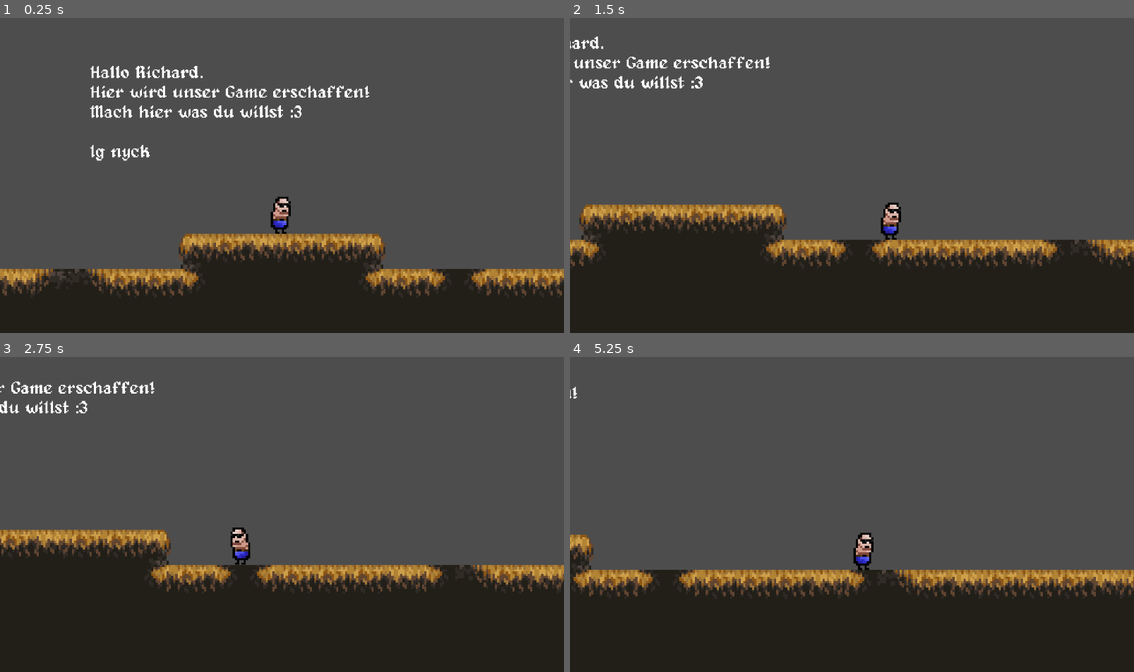
Above: before the commit, frames 1-4 (two rows, left to right).
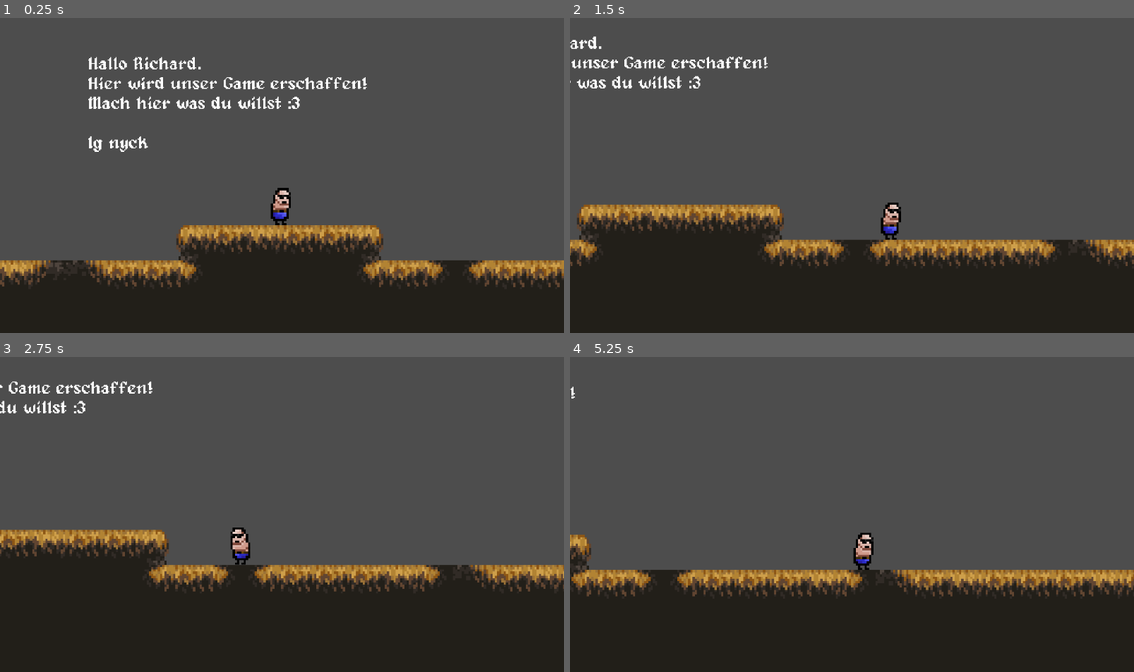
Above: after the commit, the same moments.

Repository: lifetab1977-max/RichardNyck-GithubGame
Game: Godot game, scene res://scenes/game.tscn
The game is run twice, just before and just after one commit, with the same random seed, the same clock (stepped at 60 frames per second) and the same inputs.
Inputs:
- Up to frame 1 (0.25 s): no input
- Up to frame 2 (1.5 s): tap Enter (ui_accept) at 0.5 s; hold D (move_right) from 0.53 s (still down); tap Space (jump) at 0.77 s
- Up to frame 3 (2.75 s): tap Space (jump) at 1.52 s; release D (move_right) at 2.03 s; hold A (move_left) from 2.03 s (still down)
- Up to frame 4 (5.25 s): release A (move_left) at 2.78 s; hold D (move_right) 2.78-4.28 s; tap Space (jump) at 3.02, 3.77, 4.52 s; hold A (move_left) 4.28-5.03 s; hold D (move_right) from 5.03 s (still down)

The runs differ from the first frame. In frame 1, 11% of the frame differs, in the area x 0-100%, y 12-89%; in frame 2, 5.4%; in frame 3, 4.9%; in frame 4, 4.0%.

Commit message:
Wormy Animation
hab Idle animation gemacht

Diff:
--- a/scenes/game.tscn
+++ b/scenes/game.tscn
@@ -765,7 +765,7 @@
 [node name="Game" type="Node2D"]
 
 [node name="player-wormy" parent="." instance=ExtResource("1_lnu2h")]
-position = Vector2(-1, 14)
+position = Vector2(0, 23)
 
 [node name="Camera2D" type="Camera2D" parent="player-wormy"]
 position = Vector2(1, -14)
--- a/scenes/player_wormy.tscn
+++ b/scenes/player_wormy.tscn
@@ -1,16 +1,97 @@
-[gd_scene load_steps=5 format=3 uid="uid://cu4hxl20pi6t6"]
+[gd_scene load_steps=17 format=3 uid="uid://cu4hxl20pi6t6"]
 
 [ext_resource type="Script" uid="uid://c7j1iyelgvofi" path="res://scripts/player_wormy.gd" id="1_0ajie"]
-[ext_resource type="Texture2D" uid="uid://dyo3dq0qx2cgv" path="res://assets/Wormy/Wormy.png" id="2_jb4kv"]
+[ext_resource type="Texture2D" uid="uid://c50n2inj58lad" path="res://assets/Wormy/Wormy Sprite sheet.png" id="2_0ajie"]
+
+[sub_resource type="AtlasTexture" id="AtlasTexture_jb4kv"]
+atlas = ExtResource("2_0ajie")
+region = Rect2(0, 0, 32, 32)
+
+[sub_resource type="AtlasTexture" id="AtlasTexture_t2yx8"]
+atlas = ExtResource("2_0ajie")
+region = Rect2(32, 0, 32, 32)
+
+[sub_resource type="AtlasTexture" id="AtlasTexture_lbwrr"]
+atlas = ExtResource("2_0ajie")
+region = Rect2(64, 0, 32, 32)
+
+[sub_resource type="AtlasTexture" id="AtlasTexture_u5oql"]
+atlas = ExtResource("2_0ajie")
+region = Rect2(0, 32, 32, 32)
+
+[sub_resource type="AtlasTexture" id="AtlasTexture_4m2xu"]
+atlas = ExtResource("2_0ajie")
+region = Rect2(32, 32, 32, 32)
+
+[sub_resource type="AtlasTexture" id="AtlasTexture_un5le"]
+atlas = ExtResource("2_0ajie")
+region = Rect2(64, 32, 32, 32)
+
+[sub_resource type="AtlasTexture" id="AtlasTexture_bv8fj"]
+atlas = ExtResource("2_0ajie")
+region = Rect2(0, 64, 32, 32)
+
+[sub_resource type="AtlasTexture" id="AtlasTexture_to6qs"]
+atlas = ExtResource("2_0ajie")
+region = Rect2(32, 64, 32, 32)
+
+[sub_resource type="AtlasTexture" id="AtlasTexture_6fsbv"]
+atlas = ExtResource("2_0ajie")
+region = Rect2(64, 64, 32, 32)
+
+[sub_resource type="AtlasTexture" id="AtlasTexture_v3x3a"]
+atlas = ExtResource("2_0ajie")
+region = Rect2(0, 96, 32, 32)
+
+[sub_resource type="AtlasTexture" id="AtlasTexture_qtn6e"]
+atlas = ExtResource("2_0ajie")
+region = Rect2(32, 96, 32, 32)
+
+[sub_resource type="AtlasTexture" id="AtlasTexture_uvbw5"]
+atlas = ExtResource("2_0ajie")
+region = Rect2(64, 96, 32, 32)
 
 [sub_resource type="SpriteFrames" id="SpriteFrames_t2yx8"]
 animations = [{
 "frames": [{
 "duration": 1.0,
-"texture": ExtResource("2_jb4kv")
+"texture": SubResource("AtlasTexture_jb4kv")
+}, {
+"duration": 1.0,
+"texture": SubResource("AtlasTexture_t2yx8")
+}, {
+"duration": 1.0,
+"texture": SubResource("AtlasTexture_lbwrr")
+}, {
+"duration": 1.0,
+"texture": SubResource("AtlasTexture_u5oql")
+}, {
+"duration": 1.0,
+"texture": SubResource("AtlasTexture_4m2xu")
+}, {
+"duration": 1.0,
+"texture": SubResource("AtlasTexture_un5le")
+}, {
+"duration": 1.0,
+"texture": SubResource("AtlasTexture_bv8fj")
+}, {
+"duration": 1.0,
+"texture": SubResource("AtlasTexture_to6qs")
+}, {
+"duration": 1.0,
+"texture": SubResource("AtlasTexture_6fsbv")
+}, {
+"duration": 1.0,
+"texture": SubResource("AtlasTexture_v3x3a")
+}, {
+"duration": 1.0,
+"texture": SubResource("AtlasTexture_qtn6e")
+}, {
+"duration": 1.0,
+"texture": SubResource("AtlasTexture_uvbw5")
 }],
 "loop": true,
-"name": &"default",
+"name": &"new_animation",
 "speed": 5.0
 }]
 
@@ -23,6 +104,9 @@
 
 [node name="AnimatedSprite2D" type="AnimatedSprite2D" parent="."]
 sprite_frames = SubResource("SpriteFrames_t2yx8")
+animation = &"new_animation"
+autoplay = "new_animation"
+frame_progress = 0.33044434
 
 [node name="CollisionShape2D" type="CollisionShape2D" parent="."]
 position = Vector2(0, 1)
Binary file added: assets/Wormy/Wormy Sprite sheet.png
Not shown, added: assets/Wormy/Wormy Sprite sheet.png.import
